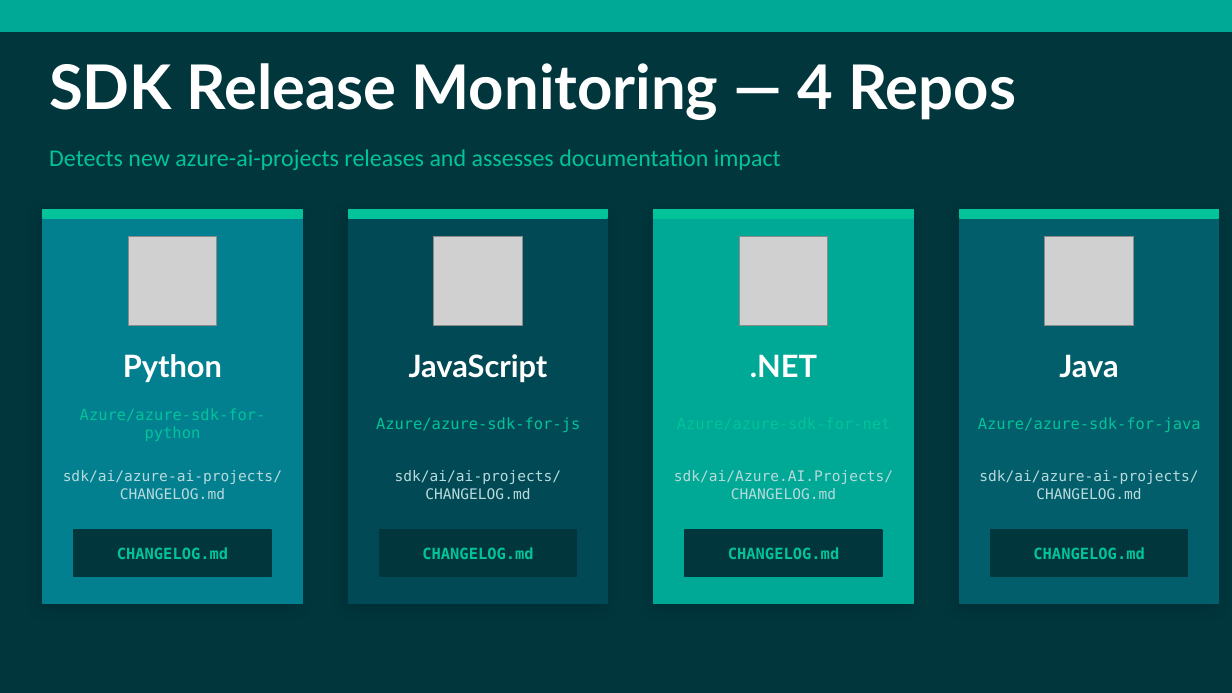
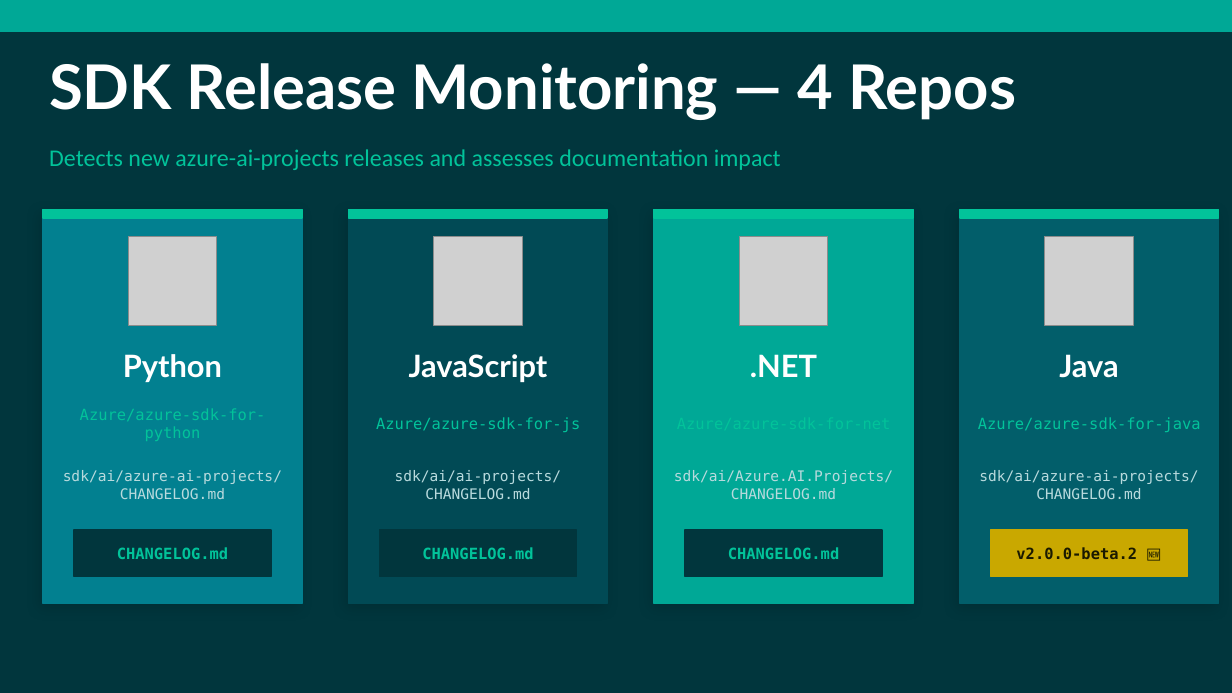
Before and after one commit to nicholasdbrady/foundry-docs, a slide deck: slide 13 of slides/foundry-docs-overview.pptx (slide 10 before the commit). Drawn at 1232x693 pixels with LibreOffice and Linux fonts; fonts in the diff are those of the drawing; grey boxes stand for pictures. Boxes give left, top, right and bottom in pixels: in the first picture for what was removed or moved away, otherwise in the second. Text is boxed around its words. In the diff, an @@ line names an element or a change of style, - is before the commit and + after.

```diff
--- a/slides/foundry-docs-overview.pptx
+++ b/slides/foundry-docs-overview.pptx
@@ rectangle at (x1=991, y1=530, x2=1188, y2=577): fill #01363D to #C9A800; outline #01363D 1 pt to #C9A800 1 pt @@
@@ text at (x1=1016, y1=547, x2=1137, y2=559): text changed; text colour #02C39A to #1A1A00 @@
-CHANGELOG.md
+v2.0.0-beta.2 🆕
```
Also in this commit, not shown: 7 other slides changed, 3 slides added, 1 other file.
